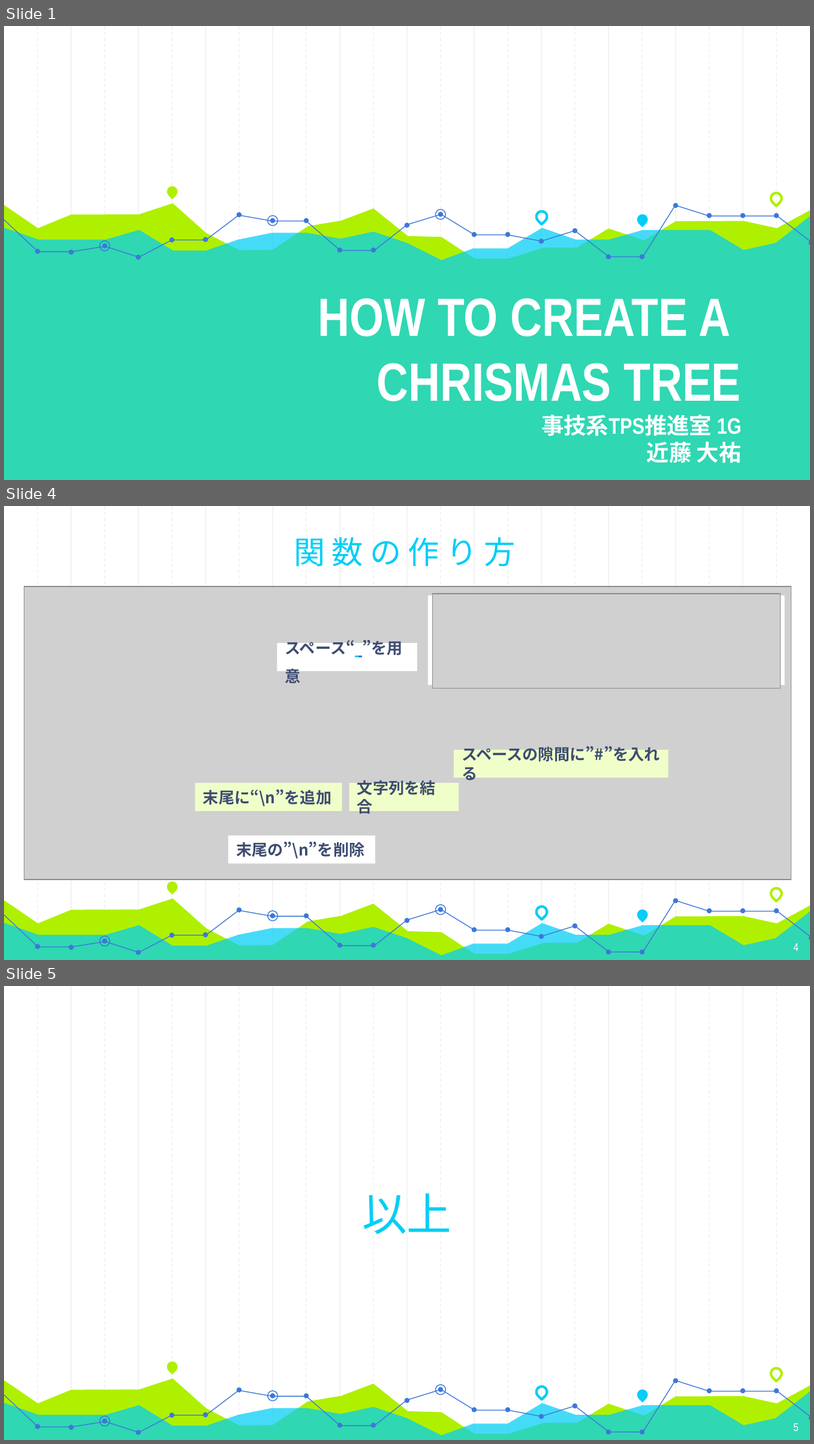
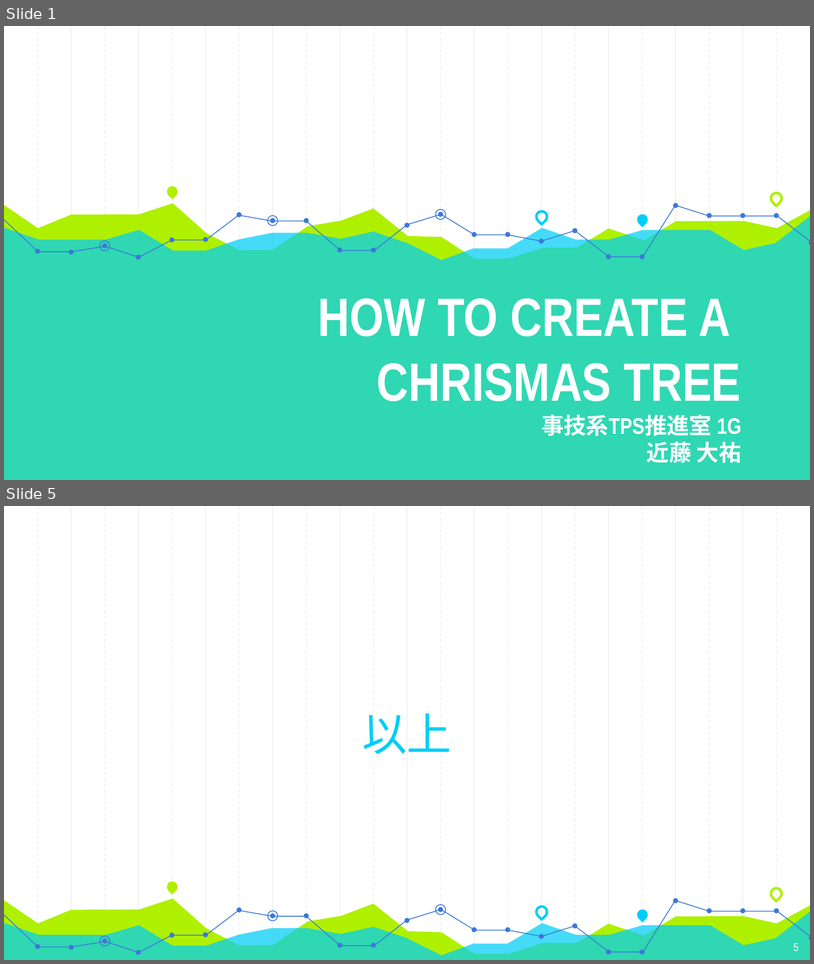
Before and after one commit to kondo0608/tree, a slide deck: presentation.pptx. Shown one above the other, each under a label of ours: slides 1, 4 and 5 before the commit, slides 1 and 5 after it; the slides between them are not shown. The pictures are 814x1444 and 814x964 pixels, drawn with LibreOffice and Linux fonts; fonts in the diff are those of the drawing; grey boxes stand for pictures. Boxes give left, top, right and bottom in pixels: in the first picture for what was removed or moved away, otherwise in the second. Text is boxed around its words. In the diff, an @@ line names an element or a change of style, - is before the commit and + after.

```diff
--- a/presentation.pptx
+++ b/presentation.pptx
@@ slide 4 removed at [4,506,810,960], background #FFFFFF; not listed: 59 template elements that a slide beside it also shows @@
@@ title removed at [294,537,516,567] @@
-関数の作り方
@@ picture removed at [24,586,791,879] @@
@@ rectangle removed at [428,595,785,685] @@
@@ picture removed at [433,594,782,688] @@
@@ rectangle removed at [278,643,417,672] @@
-スペース“ ”を用意
@@ rectangle removed at [454,750,668,778] @@
-スペースの隙間に”#”を入れる
@@ rectangle removed at [195,783,342,811] @@
-末尾に“\n”を追加
@@ rectangle removed at [349,783,459,811] @@
-文字列を結合
@@ rectangle removed at [228,835,375,863] @@
-末尾の”\n”を削除
@@ page number removed at [794,943,799,951] @@
-4
```
Also in this commit, not shown: 2 slides changed, 1 slide added.
